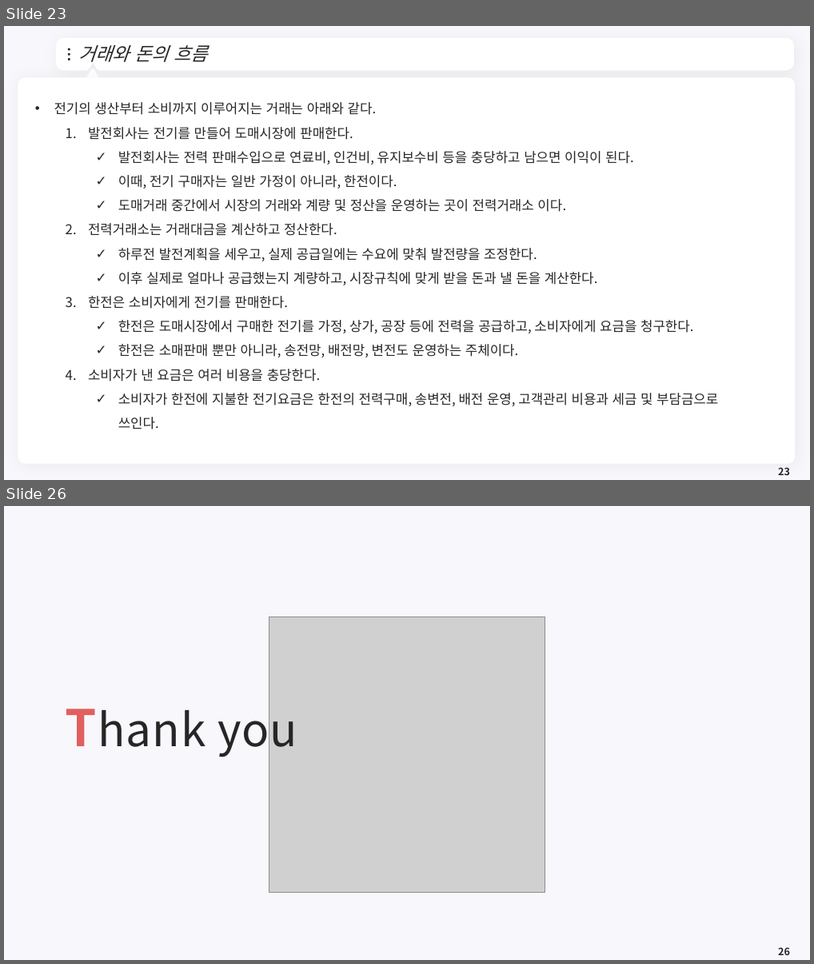
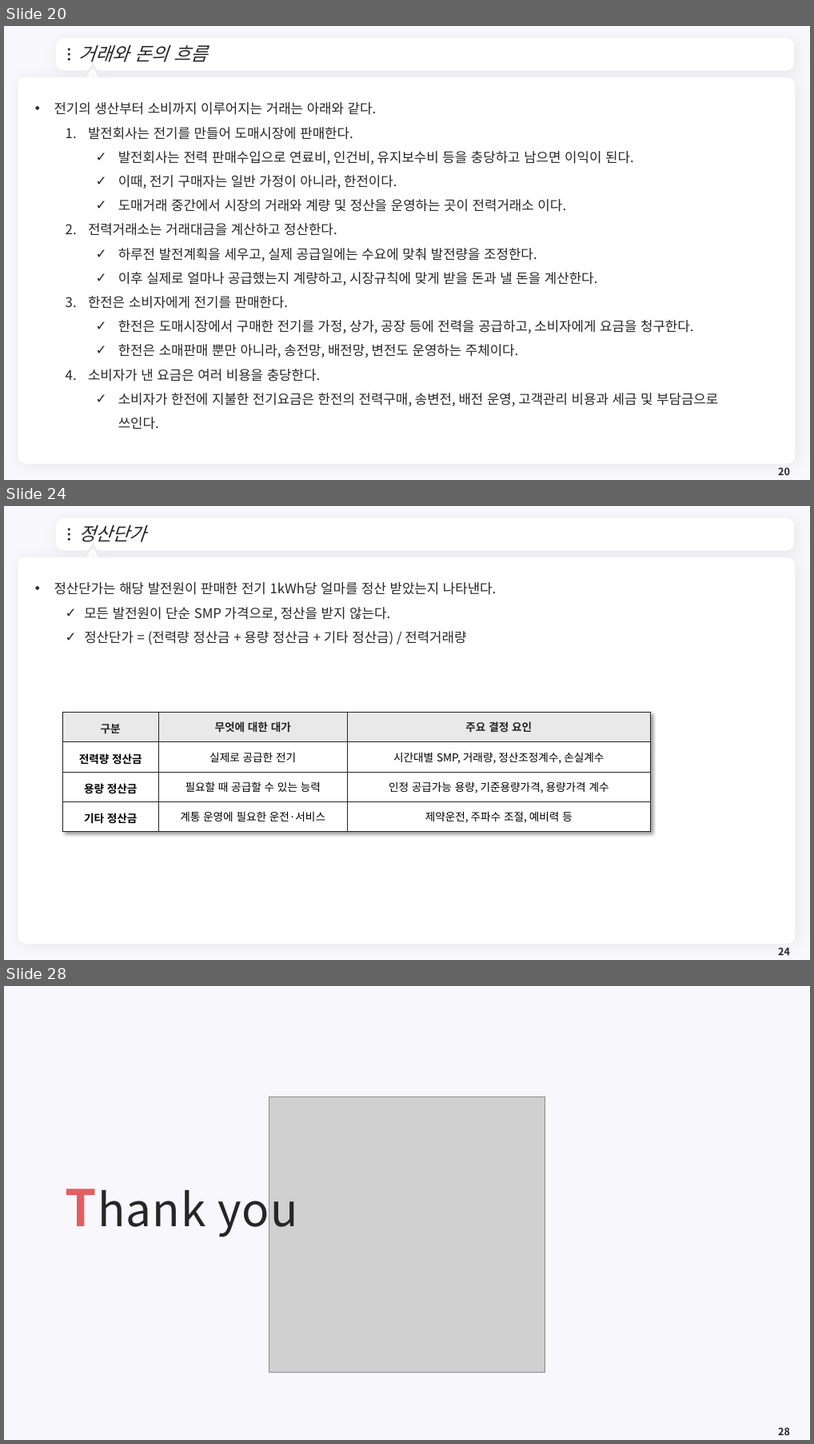
Before and after one commit to meandthey/Teaching, a slide deck: 에너지경제학/자원에너지경제학_Chapter_8 (전력시장).pptx. Shown one above the other, each under a label of ours: slides 23 and 26 before the commit, slides 20, 24 and 28 after it; the slides between them are not shown. The pictures are 814x964 and 814x1444 pixels, drawn with LibreOffice and Linux fonts; fonts in the diff are those of the drawing; grey boxes stand for pictures; background and template pictures are left out. Boxes give left, top, right and bottom in pixels: in the first picture for what was removed or moved away, otherwise in the second. Text is boxed around its words. In the diff, an @@ line names an element or a change of style, - is before the commit and + after.

```diff
--- a/에너지경제학/자원에너지경제학_Chapter_8 (전력시장).pptx
+++ b/에너지경제학/자원에너지경제학_Chapter_8 (전력시장).pptx
@@ slide 24 added at <box>4,506,810,960</box>, background #F8F7FC; not listed: 7 template elements that a slide beside it also shows @@
@@ title added at <box>78,525,146,542</box>, 22 pt, text #262626, italic @@
+정산단가
@@ text added at <box>54,582,496,644</box>, 16 pt, text #262626 @@
+• 정산단가는 해당 발전원이 판매한 전기 1kWh당 얼마를 정산 받았는지 나타낸다.
+  ✓ 모든 발전원이 단순 SMP 가격으로, 정산을 받지 않는다.
+  ✓ 정산단가 = (전력량 정산금 + 용량 정산금 + 기타 정산금) / 전력거래량
@@ table added at <box>62,712,651,831</box>, 4 rows, 3 columns @@
+구분 | 무엇에 대한 대가 | 주요 결정 요인
+전력량 정산금 | 실제로 공급한 전기 | 시간대별 SMP, 거래량, 정산조정계수, 손실계수
+용량 정산금 | 필요할 때 공급할 수 있는 능력 | 인정 공급가능 용량, 기준용량가격, 용량가격 계수
+기타 정산금 | 계통 운영에 필요한 운전·서비스 | 제약운전, 주파수 조절, 예비력 등
@@ page number added at <box>778,947,790,955</box>, 12 pt, text #262626, bold @@
+24
@@ what was slide 23 is now slide 20 @@
@@ page number at <box>778,467,790,475</box>: text changed @@
-23
+20
@@ what was slide 26 is now slide 28 @@
```
Also in this commit, not shown: 2 slides changed, 4 other slides added, 3 other files.
